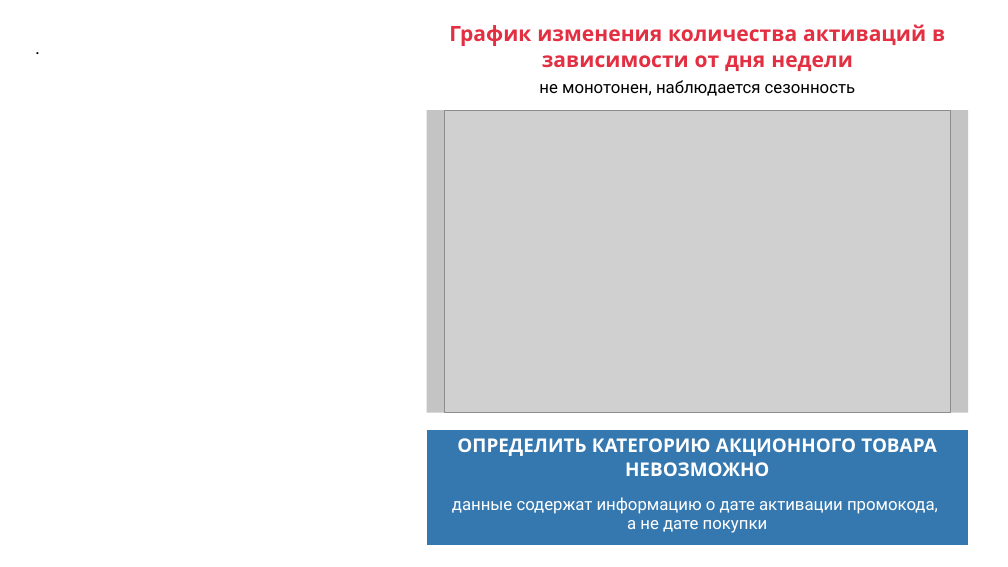
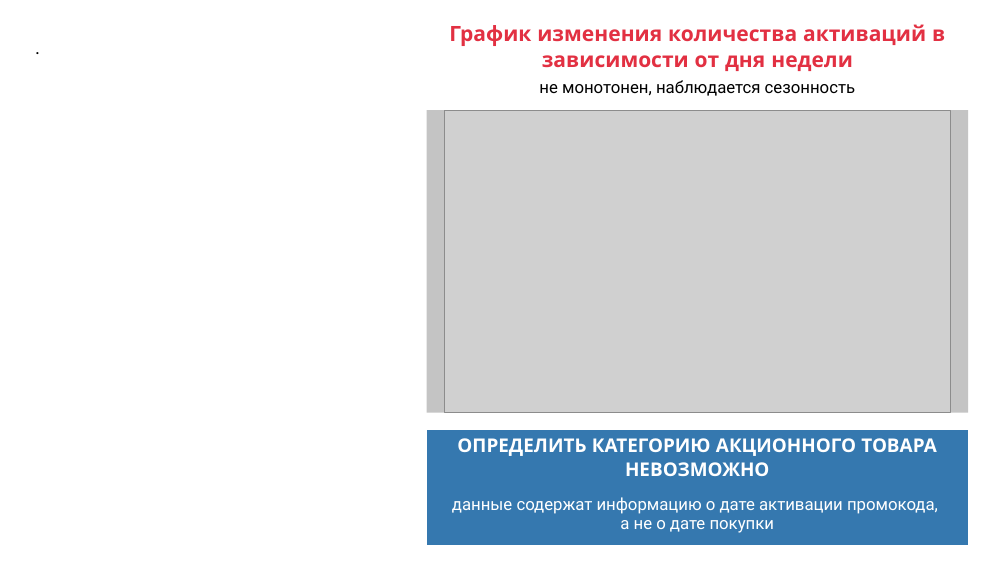
Before and after one commit to AVbrumin/Konnektu_test_task, a slide deck: slide 5 of task_2/result/task_2_visualization_EDA_brumin.pptx. Drawn at 1008x567 pixels with LibreOffice and Linux fonts; fonts in the diff are those of the drawing; grey boxes stand for pictures; background and template pictures are left out. Boxes give left, top, right and bottom in pixels: in the first picture for what was removed or moved away, otherwise in the second. Text is boxed around its words. In the diff, an @@ line names an element or a change of style, - is before the commit and + after.

```diff
--- a/task_2/result/task_2_visualization_EDA_brumin.pptx
+++ b/task_2/result/task_2_visualization_EDA_brumin.pptx
@@ table at (426,430,968,546) @@
-row 2, column 1: данные содержат информацию о дате активации промокода, а не дате покупки
+row 2, column 1: данные содержат информацию о дате активации промокода, а не о дате покупки
```
Also in this commit, not shown: 3 other slides changed.
